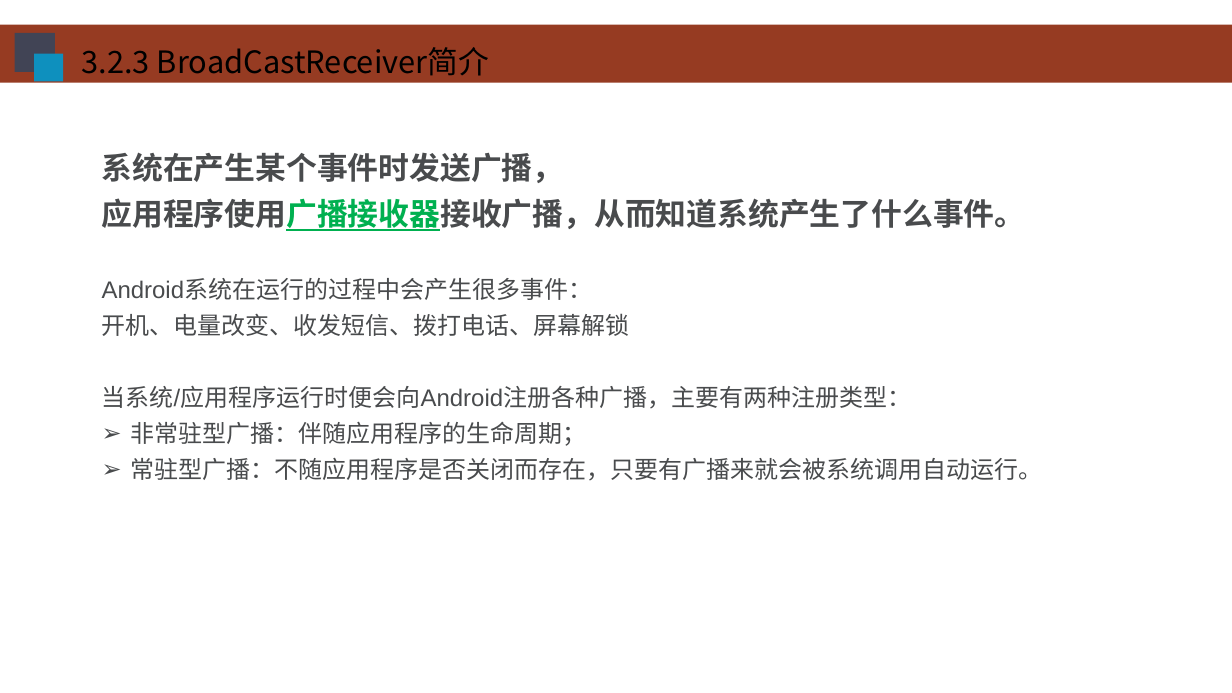
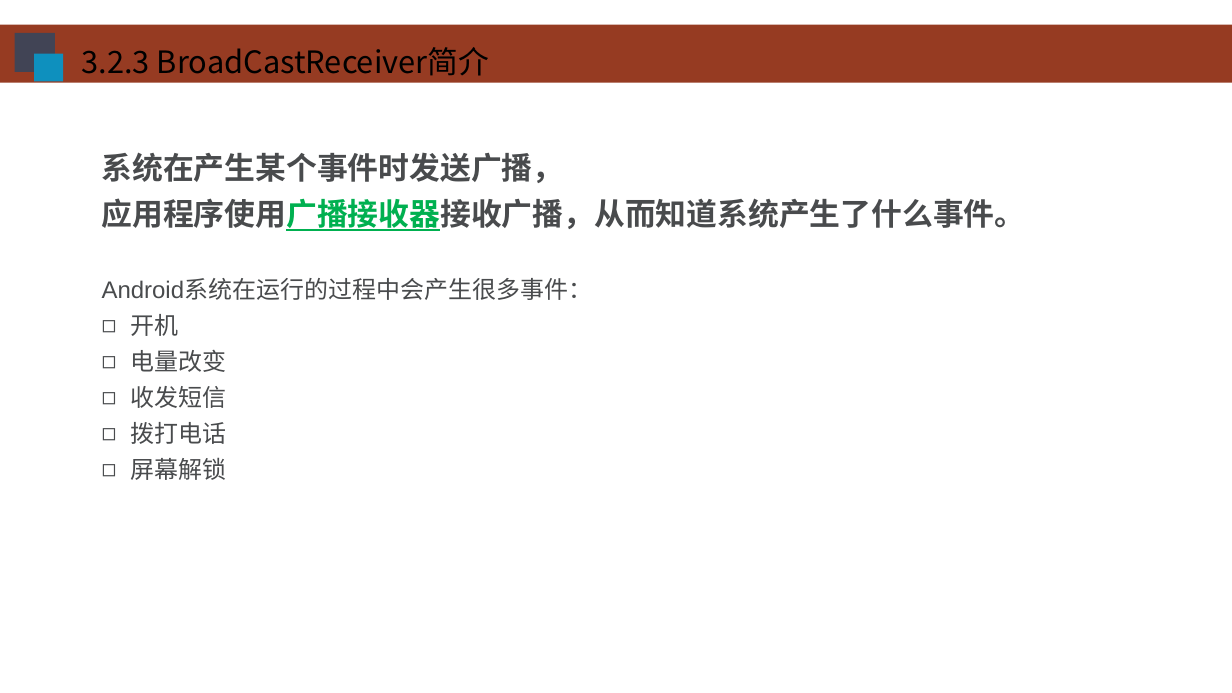
Before and after one commit to HBU/Android-PPT, a slide deck: slide 24 of 04.0 -- 整体架构 -- 第03章.ppt. Drawn at 1232x693 pixels with LibreOffice and Linux fonts; fonts in the diff are those of the drawing; background and template pictures are left out. Boxes give left, top, right and bottom in pixels: in the first picture for what was removed or moved away, otherwise in the second. Text is boxed around its words. In the diff, an @@ line names an element or a change of style, - is before the commit and + after.

```diff
--- a/04.0 -- 整体架构 -- 第03章.ppt
+++ b/04.0 -- 整体架构 -- 第03章.ppt
@@ text at (131,314,227,480): text changed @@
-开机、电量改变、收发短信、拨打电话、屏幕解锁
-当系统/应用程序运行时便会向Android注册各种广播，主要有两种注册类型：
-➢ 非常驻型广播：伴随应用程序的生命周期；
-➢ 常驻型广播：不随应用程序是否关闭而存在，只要有广播来就会被系统调用自动运行。
+◻ 开机
+◻ 电量改变
+◻ 收发短信
+◻ 拨打电话
+◻ 屏幕解锁
```
Also in this commit, not shown: 3 other slides changed, 1 other file.
